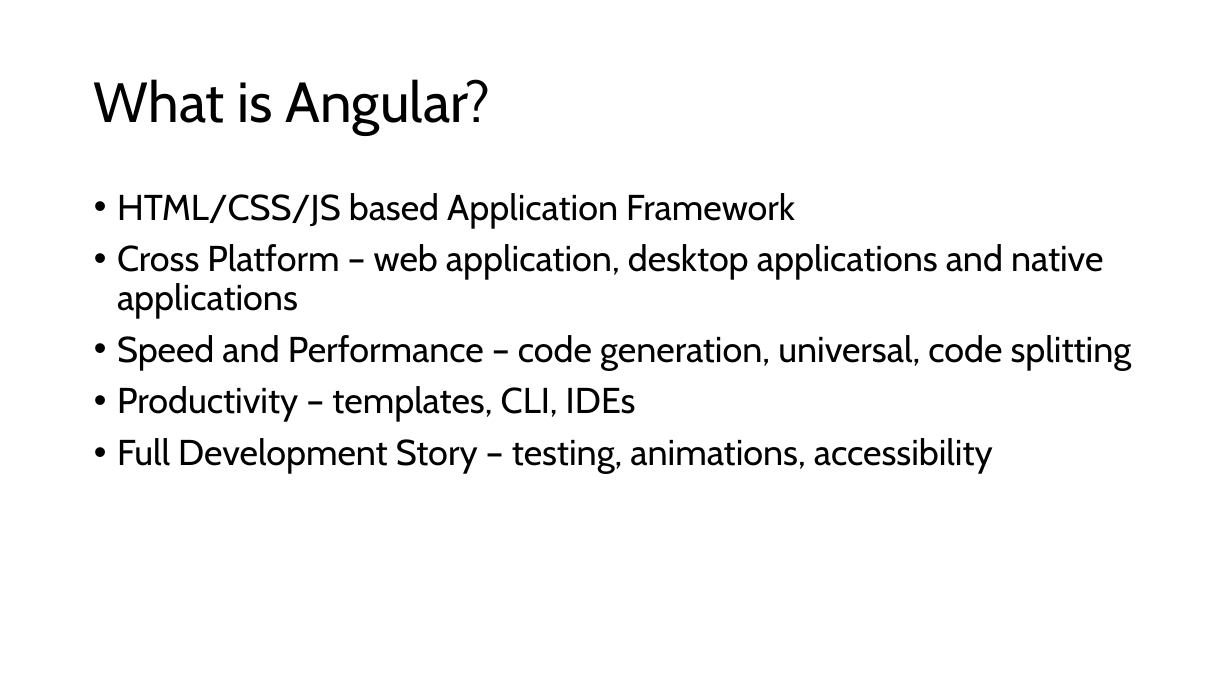
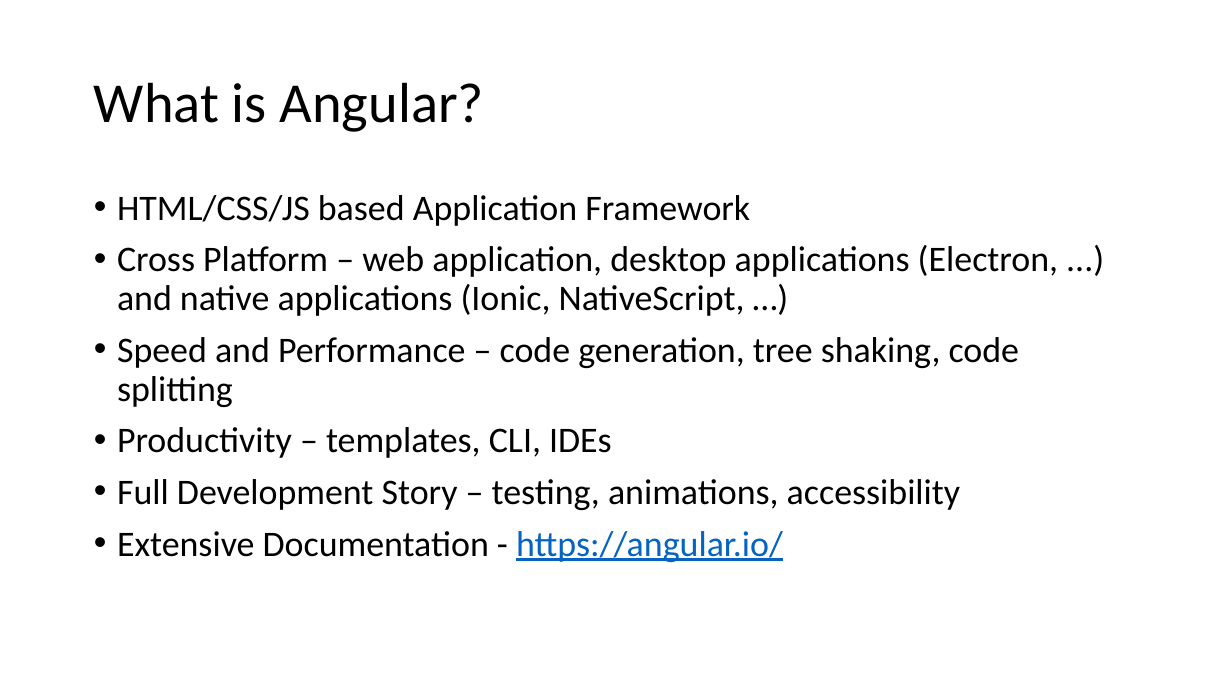
Before and after one commit to DevScope/HandsOn-Angular, a slide deck: slide 6 of Session 1 - Introduction and Slides/Introduction to Angular.pptx (slide 3 before the commit). Drawn at 1232x693 pixels with LibreOffice and Linux fonts; fonts in the diff are those of the drawing. Boxes give left, top, right and bottom in pixels: in the first picture for what was removed or moved away, otherwise in the second. Text is boxed around its words. In the diff, an @@ line names an element or a change of style, - is before the commit and + after.

```diff
--- a/Session 1 - Introduction and Slides/Introduction to Angular.pptx
+++ b/Session 1 - Introduction and Slides/Introduction to Angular.pptx
@@ title "What is Angular?" at (94, 82, 484, 132): font Cabin to Calibri @@
@@ text at (117, 195, 960, 510): font Cabin to Calibri in "HTML/CSS/JS based Application Framework", "Productivity – templates, CLI, IDEs", "Full Development Story – testing, animations, accessibility" @@
@@ text at (117, 245, 1058, 407): text changed; font Cabin to Calibri @@
-• Cross Platform – web application, desktop applications and native applications
-• Speed and Performance – code generation, universal, code splitting
+• Cross Platform – web application, desktop applications (Electron, ...) and native applications (Ionic, NativeScript, …)
+• Speed and Performance – code generation, tree shaking, code splitting
@@ text at (117, 531, 783, 562): paragraph added @@
+• Extensive Documentation - https://angular.io/
```
Also in this commit, not shown: 21 other slides changed, 8 slides added, 3 slides removed, 2 other files.
